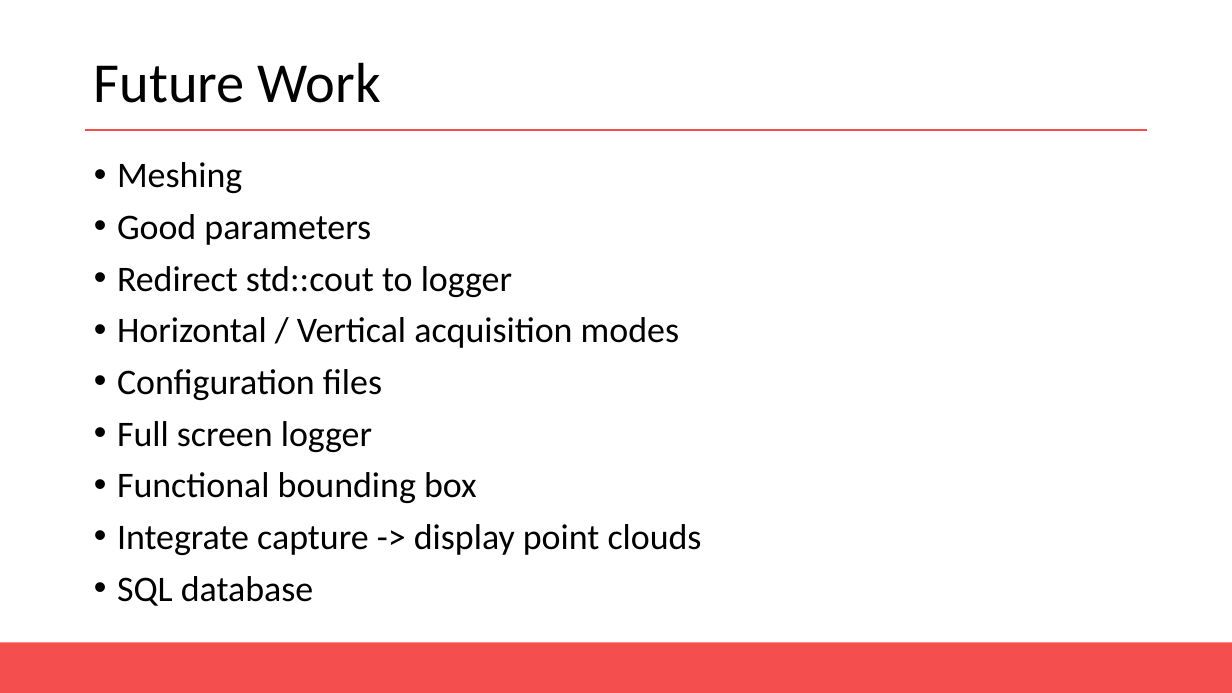
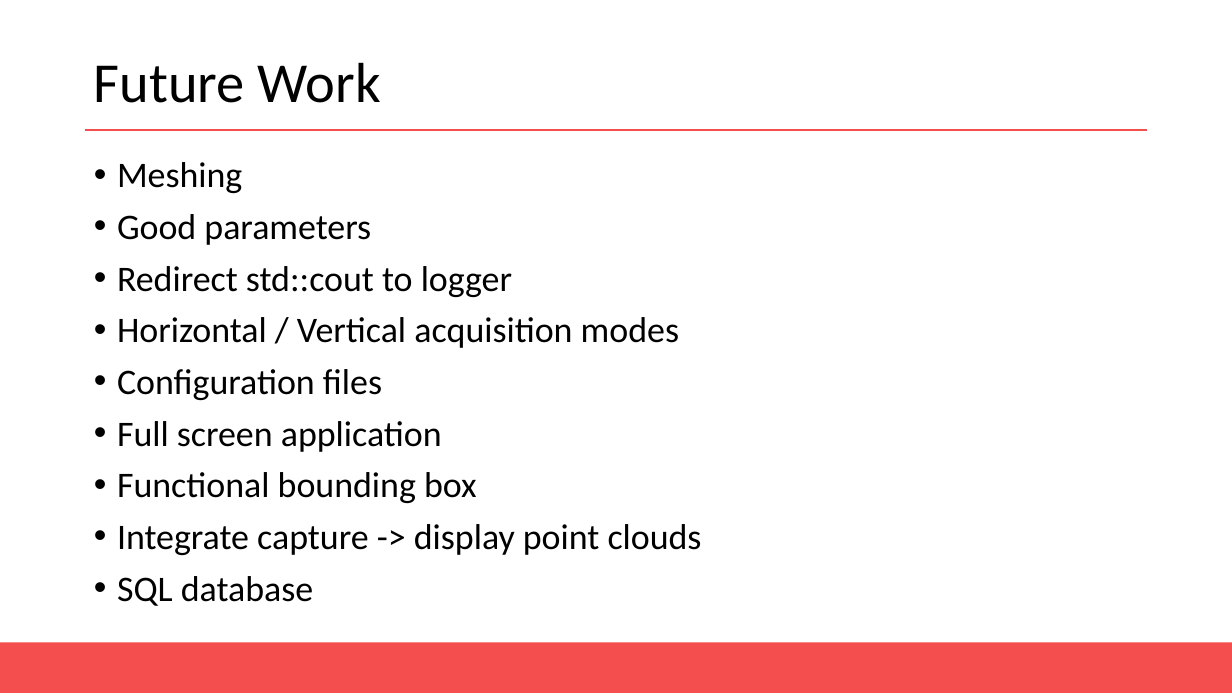
Before and after one commit to AntoineMerlet/3DScan, a slide deck: slide 16 of Presentation/MAGMA Presentation.pptx (slide 11 before the commit). Drawn at 1232x693 pixels with LibreOffice and Linux fonts; fonts in the diff are those of the drawing. Boxes give left, top, right and bottom in pixels: in the first picture for what was removed or moved away, otherwise in the second. Text is boxed around its words. In the diff, an @@ line names an element or a change of style, - is before the commit and + after.

```diff
--- a/Presentation/MAGMA Presentation.pptx
+++ b/Presentation/MAGMA Presentation.pptx
@@ text at (117, 421, 442, 452): text changed @@
-• Full screen logger
+• Full screen application
```
Also in this commit, not shown: 6 slides added, 1 other file.
